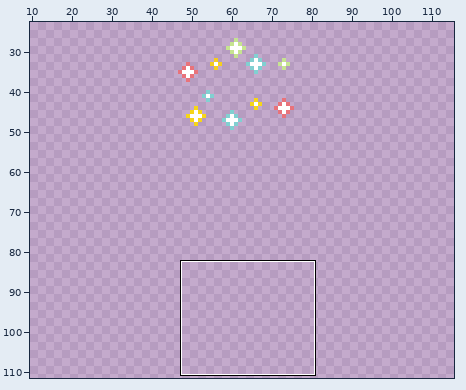
Two versions of one pixel-art file, Textures/Star_Get_ANIMATION.aseprite. The first picture is a wide view before the edit; the outline marks the close-up.
Close-up. Old version:
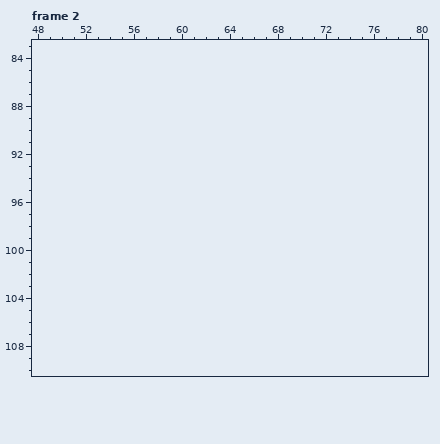
32x32 pixels, 9 frames. Shown: frame 2: x 48..80, y 83..110. The old version is drawn lined up with the new one, on the new canvas. The wide view leaves out empty margins. The commit also changed other frames or places, which this record leaves out.
Once edited:
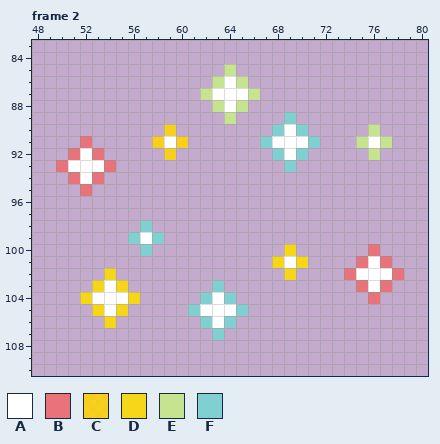
Palette (. is transparent): A #ffffff  B #e8737b  C #fdd408e1  D #f6d618  E #c6e490  F #81d0d1
Edits made:
{"change": "canvas 32x32 -> 128x128, the old top-left corner now at 45,22"}
{"where": "frame 2"}
{"frame":2,"y":85,"x":64,"old":".","new":"E"}
{"frame":2,"y":86,"x":63,"old":"...","new":"EAE"}
{"frame":2,"y":87,"x":62,"old":".....","new":"EAAAE"}
{"frame":2,"y":88,"x":63,"old":"...","new":"EAE"}
{"frame":2,"y":89,"x":64,"old":".","new":"E"}
{"frame":2,"y":89,"x":69,"old":".","new":"F"}
{"frame":2,"y":90,"x":59,"old":".","new":"C"}
{"frame":2,"y":90,"x":68,"old":"...","new":"FAF"}
{"frame":2,"y":90,"x":76,"old":".","new":"E"}
{"frame":2,"y":91,"x":52,"old":".","new":"B"}
{"frame":2,"y":91,"x":58,"old":"...","new":"CAC"}
{"frame":2,"y":91,"x":67,"old":".....","new":"FAAAF"}
{"frame":2,"y":91,"x":75,"old":"...","new":"EAE"}
{"frame":2,"y":92,"x":51,"old":"...","new":"BAB"}
{"frame":2,"y":92,"x":59,"old":".","new":"C"}
{"frame":2,"y":92,"x":68,"old":"...","new":"FAF"}
{"frame":2,"y":92,"x":76,"old":".","new":"E"}
{"frame":2,"y":93,"x":50,"old":".....","new":"BAAAB"}
{"frame":2,"y":93,"x":69,"old":".","new":"F"}
{"frame":2,"y":94,"x":51,"old":"...","new":"BAB"}
{"frame":2,"y":95,"x":52,"old":".","new":"B"}
{"frame":2,"y":98,"x":57,"old":".","new":"F"}
{"frame":2,"y":99,"x":56,"old":"...","new":"FAF"}
{"frame":2,"y":100,"x":57,"old":".","new":"F"}
{"frame":2,"y":100,"x":69,"old":".","new":"D"}
{"frame":2,"y":100,"x":76,"old":".","new":"B"}
{"frame":2,"y":101,"x":68,"old":"...","new":"DAD"}
{"frame":2,"y":101,"x":75,"old":"...","new":"BAB"}
{"frame":2,"y":102,"x":54,"old":".","new":"D"}
{"frame":2,"y":102,"x":69,"old":".","new":"D"}
{"frame":2,"y":102,"x":74,"old":".....","new":"BAAAB"}
{"frame":2,"y":103,"x":53,"old":"...","new":"DAD"}
{"frame":2,"y":103,"x":63,"old":".","new":"F"}
{"frame":2,"y":103,"x":75,"old":"...","new":"BAB"}
{"frame":2,"y":104,"x":52,"old":".....","new":"DAAAD"}
{"frame":2,"y":104,"x":62,"old":"...","new":"FAF"}
{"frame":2,"y":104,"x":76,"old":".","new":"B"}
{"frame":2,"y":105,"x":53,"old":"...","new":"DAD"}
{"frame":2,"y":105,"x":61,"old":".....","new":"FAAAF"}
{"frame":2,"y":106,"x":54,"old":".","new":"D"}
{"frame":2,"y":106,"x":62,"old":"...","new":"FAF"}
{"frame":2,"y":107,"x":63,"old":".","new":"F"}
{"label":"added","picture_box":[56,64,404,340]}
